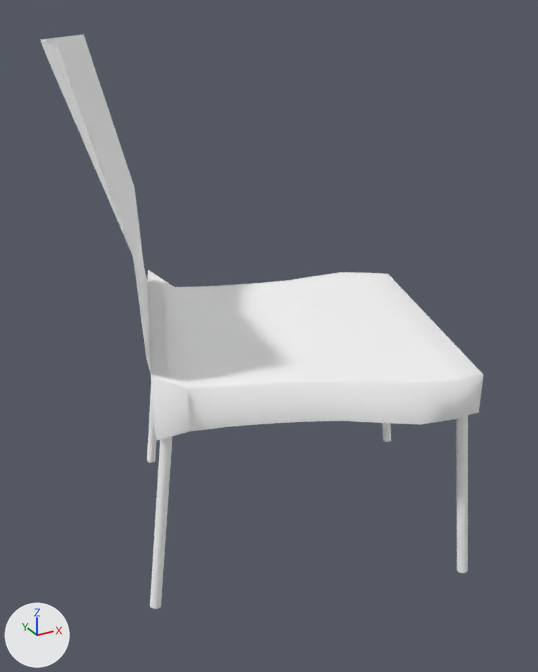
An edit to the glTF model public/models/YellowChair.glb, drawn before and after from the same camera.
The view is the same before and after, from a camera (50 mm lens) standing at (-2.1, -3.45, 2.99) and looking at (-0.16, 0.06, 1.23). Every picture has the same lights, and +X, +Y and +Z are marked at lower left. Where no turn or scale is listed for an object, it has been applied to the vertices. Vertices at the same position are counted once.

In view in the first picture: 'CHAIR LEG', 'CHAIR LEG.001', 'CHAIR LEG.002', 'CHAIR LEG.003', 'chair'.
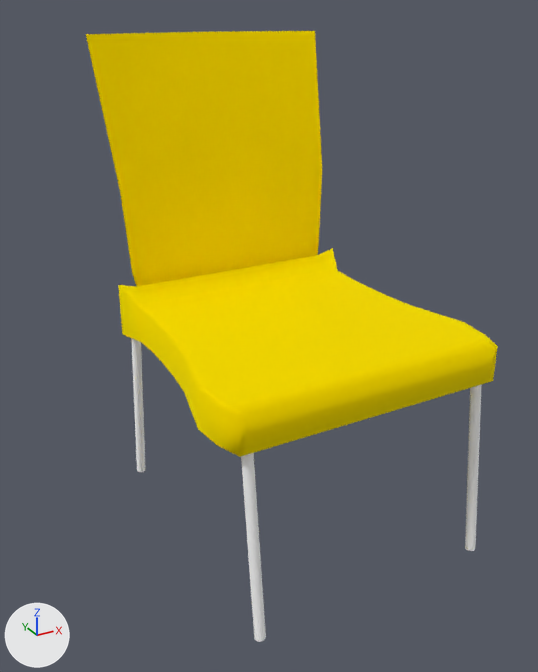
Where the change shows, as pixel boxes [x1, y1, x2, y2] in the pictures (538 x 672 px):
'chair', reshaped, turned: before [40, 34, 483, 440]; after [86, 31, 498, 642]
'CHAIR LEG', deleted: before [150, 436, 173, 609]
'CHAIR LEG.002', deleted: before [456, 416, 468, 573]
'CHAIR LEG.001', deleted: before [147, 387, 157, 463]
'CHAIR LEG.003', deleted: before [382, 423, 391, 442]
part 1 of me_plane_001, added: after [131, 338, 145, 472]
part 2 of me_plane_001, added: after [241, 453, 266, 642]
part 3 of me_plane_001, added: after [465, 384, 482, 551]
part 4 of me_plane_001, recoloured (white to yellow): before [40, 34, 483, 440]; after [86, 31, 498, 457]

What the commit changed:
Material 'Material.008' (mat_material_008) is new.
Its base color is (1.0, 0.887, 0.0) (yellow #fff200).
Its metallic is 1.0.
Its roughness is 1.0.
me_plane_001 is used by ob_chair; location (0.0, 0.0, 1.3); rotation (0.0, 0.0, -0.343), in degrees (0, 0, -20); scale (0.864, 0.864, 1.02).
me_plane_001 had 91 vertices, 148 faces and spanned x -1.48..0.92, y -0.99..0.99, z -0.22..1.53.
me_plane_001 now has 347 vertices, 644 faces and spans x -1.48..1.02, y -0.99..0.99, z -1.3..1.53.
me_plane_001 part 1: a new loose piece of 64 vertices spanning x -1.11..-0.88, y -0.87..-0.8, z -1.3..-0.08, in mat_material_003 (white #ffffff).
me_plane_001 part 2: a new loose piece of 64 vertices spanning x 0.79..1.02, y -0.87..-0.8, z -1.3..-0.08, in mat_material_003 (white #ffffff).
me_plane_001 part 3: a new loose piece of 64 vertices spanning x 0.79..1.02, y 0.81..0.88, z -1.3..-0.08, in mat_material_003 (white #ffffff).
me_plane_001 part 4: 148 faces spanning x -1.48..0.92, y -0.99..0.99, z -0.22..1.53 switch from mat_material_003 (white #ffffff) to mat_material_008 (yellow #fff200).
Object 'chair' (ob_chair) turns from (0, 0, -20) to (0, 0, -90) degrees about x, y and z.
Object 'CHAIR LEG' (ob_chair_leg) is deleted.
Object 'CHAIR LEG.001' (ob_chair_leg_001) is deleted.
Object 'CHAIR LEG.002' (ob_chair_leg_002) is deleted.
Object 'CHAIR LEG.003' (ob_chair_leg_003) is deleted.
